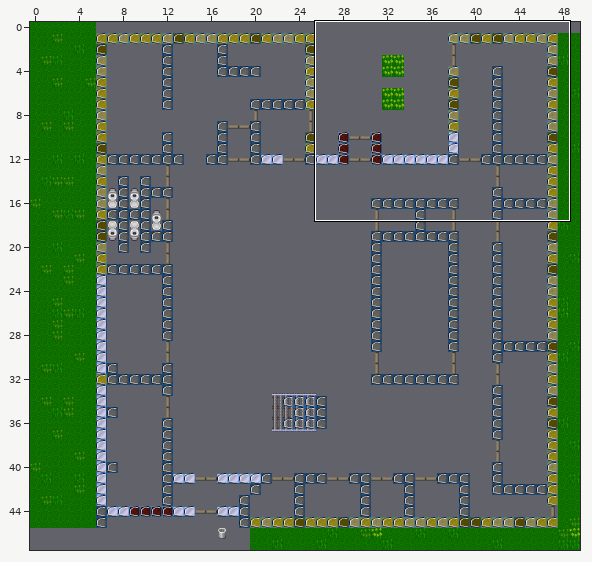
Tiled map (JSON): Vorlage_fuer_Greifswald/maps/Greifswaldthirdfloor.json. Above, an overview of the earlier version with the close-up marked.
Close-up. Before:
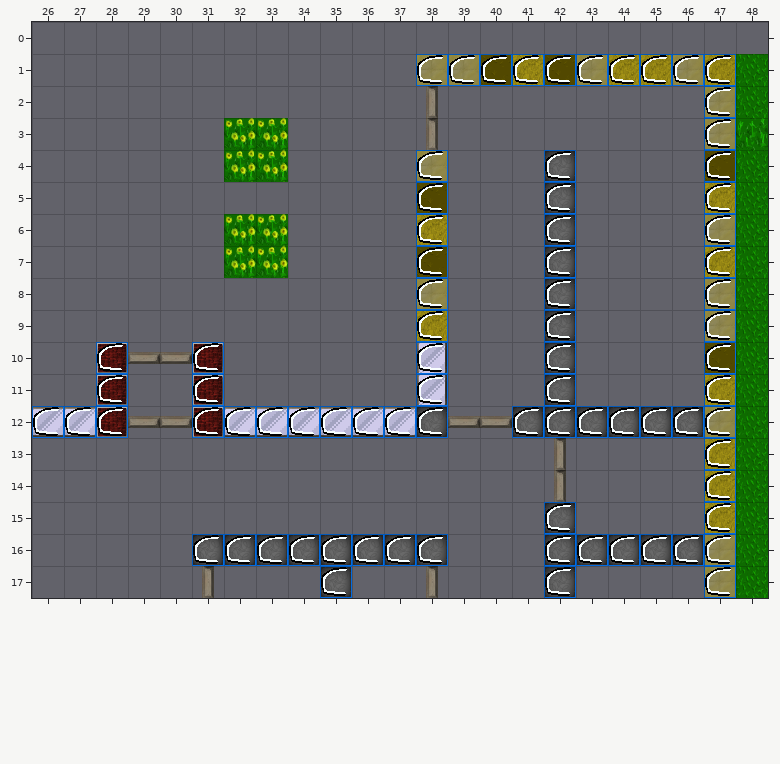
Cells are 32x32 px. Shown: x 26..48, y 0..17. The commit also changed other parts of the map, which this record leaves out.
After:
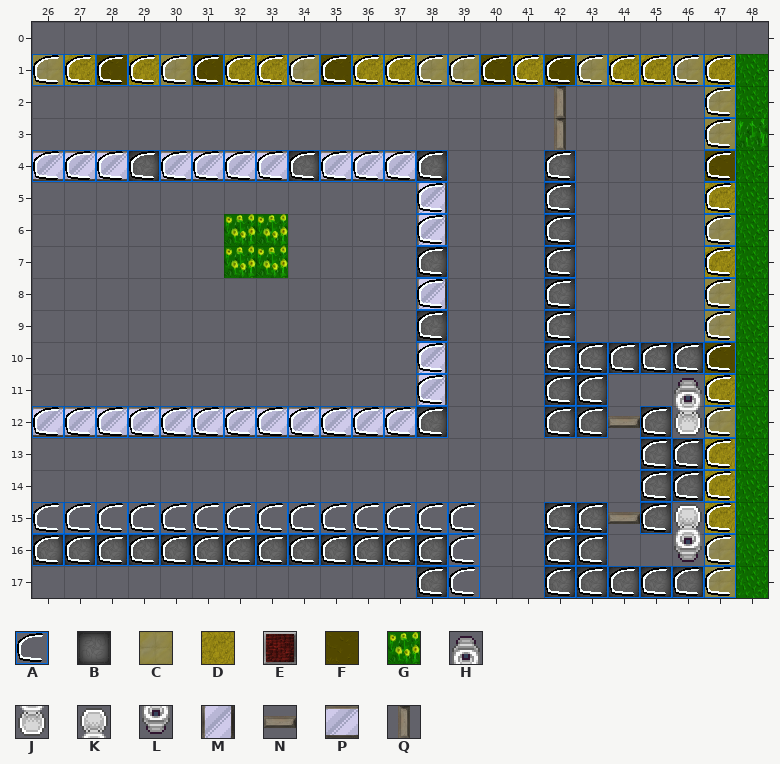
Key: from "Funktionen": A 0; from "floor": B 15, C 24, D 25, E 34, F 48, G 61; from "office_180": H 177, J 193; from "office_360": K 62, L 78; from "tileset_bjoern": M 43, N 48, P 50, Q 56.
_ is an empty cell.
The exact change:
Layer "Waende":
y 1: x 26..37 ____________ -> CDFDCFDDCFDD
y 2: x 38 Q -> _
y 3: x 32..33 GG -> __; x 38 Q -> _
y 4: x 26..38 ______GG____C -> PPPBPPPPBPPPB
y 5: x 38 F -> M
y 6: x 38 D -> M
y 7: x 38 F -> B
y 8: x 38 C -> M
y 9: x 38 D -> B
y 10: x 28 E -> _; x 31 E -> _; x 43..46 ____ -> BBBB
y 11: x 28 E -> _; x 31 E -> _; x 43 _ -> B
y 12: x 28..31 E__E -> PPPP; x 41 B -> _; x 44 B -> _; x 46 B -> _
y 13..14: x 45..46 __ -> BB
y 15: x 43 _ -> B; x 45 _ -> B
y 16: x 26..30 _____ -> BBBBB; x 44..46 BBB -> ___
y 17: x 35 B -> _; x 38 _ -> B; x 43..46 ____ -> BBBB
Layer "Tueren":
y 2..3: x 42 _ -> Q
y 10: x 29..30 NN -> __
y 12: x 29..30 NN -> __; x 39..40 NN -> __; x 44 _ -> N
y 13..14: x 42 Q -> _
y 15: x 44 _ -> N
y 17: x 31 Q -> _; x 38 Q -> _
Layer "Funktionen Waende":
y 1: x 26..37 ____________ -> AAAAAAAAAAAA
y 4: x 26..37 ____________ -> AAAAAAAAAAAA
y 10: x 28 A -> _; x 31 A -> _; x 43..46 ____ -> AAAA
y 11: x 28 A -> _; x 31 A -> _; x 43 _ -> A
y 12: x 29..30 __ -> AA; x 41 A -> _; x 44 A -> _; x 46 A -> _
y 13..14: x 45..46 __ -> AA
y 15: x 26..39 ______________ -> AAAAAAAAAAAAAA; x 43 _ -> A; x 45 _ -> A
y 16: x 26..30 _____ -> AAAAA; x 39 _ -> A; x 44..46 AAA -> ___
y 17: x 35 A -> _; x 38..39 __ -> AA; x 43..46 ____ -> AAAA
Layer "Gegenstände":
y 11: x 46 _ -> H
y 12: x 46 _ -> J
y 15: x 46 _ -> K
y 16: x 46 _ -> L
Boxes around the changes in both close-ups, in picture pixels (x1, y1, x2, y2):
changed: (32, 54, 447, 341)
added: (554, 86, 566, 150)
changed: (32, 342, 704, 598)
